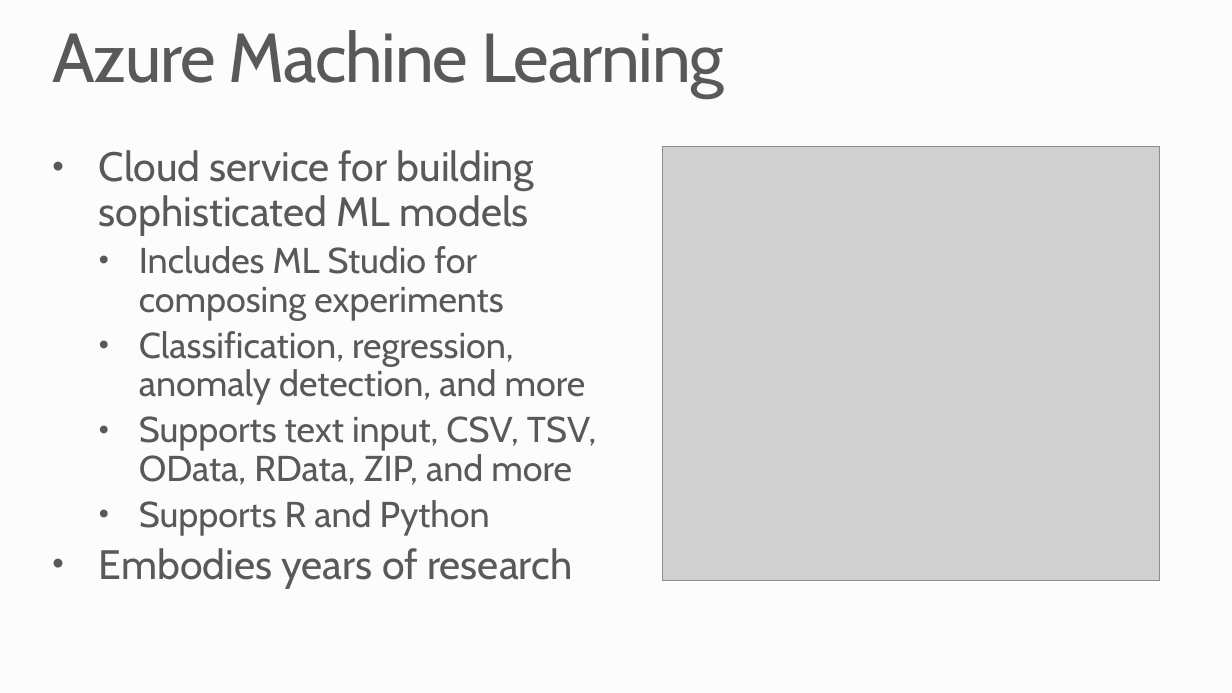
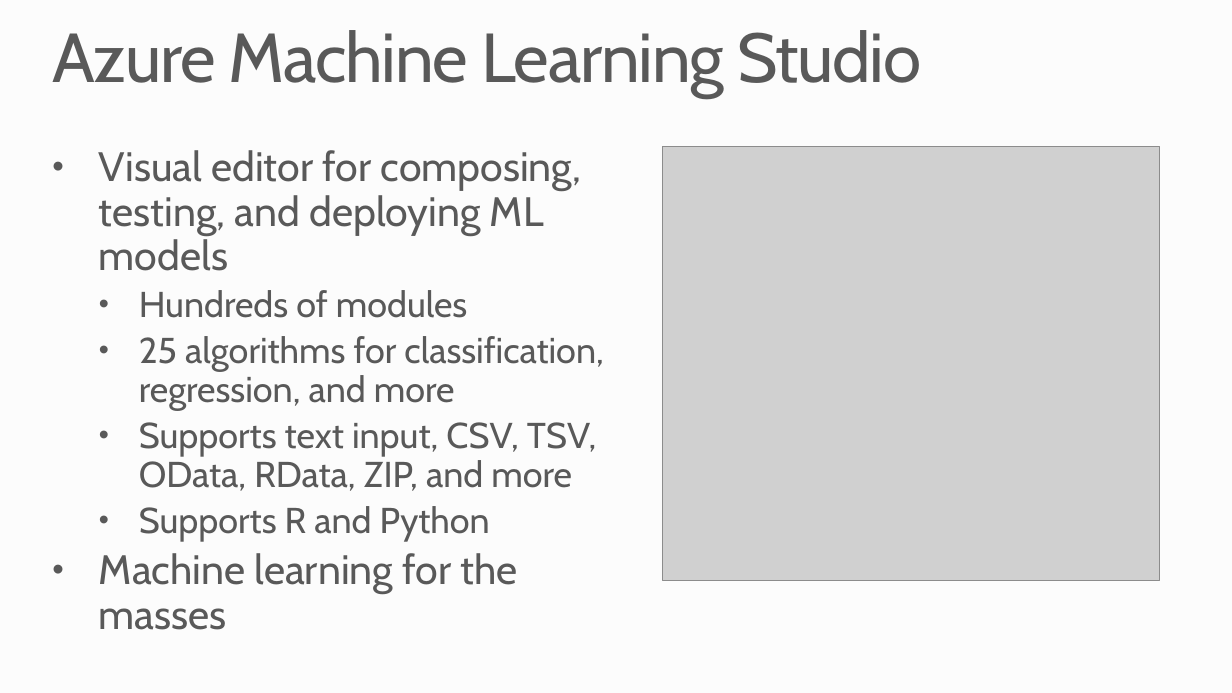
Before and after one commit to MSRConnections/Azure-training-course, a slide deck: slide 7 of Content/Machine Learning/Azure Machine Learning.pptx (slide 4 before the commit). Drawn at 1232x693 pixels with LibreOffice and Linux fonts; fonts in the diff are those of the drawing; grey boxes stand for pictures; background and template pictures are left out. Boxes give left, top, right and bottom in pixels: in the first picture for what was removed or moved away, otherwise in the second. Text is boxed around its words. In the diff, an @@ line names an element or a change of style, - is before the commit and + after.

Commit message:
Updated ML slides

```diff
--- a/Content/Machine Learning/Azure Machine Learning.pptx
+++ b/Content/Machine Learning/Azure Machine Learning.pptx
@@ title at (52, 30, 921, 98): text changed @@
-Azure Machine Learning
+Azure Machine Learning Studio
@@ text at (99, 150, 603, 411): text changed @@
-• Cloud service for building sophisticated ML models
-  • Includes ML Studio for composing experiments
-  • Classification, regression, anomaly detection, and more
+• Visual editor for composing, testing, and deploying ML models
+  • Hundreds of modules
+  • 25 algorithms for classification, regression, and more
@@ text at (99, 553, 518, 630): text changed @@
-• Embodies years of research
+• Machine learning for the masses
```
Also in this commit, not shown: 2 slides added.
